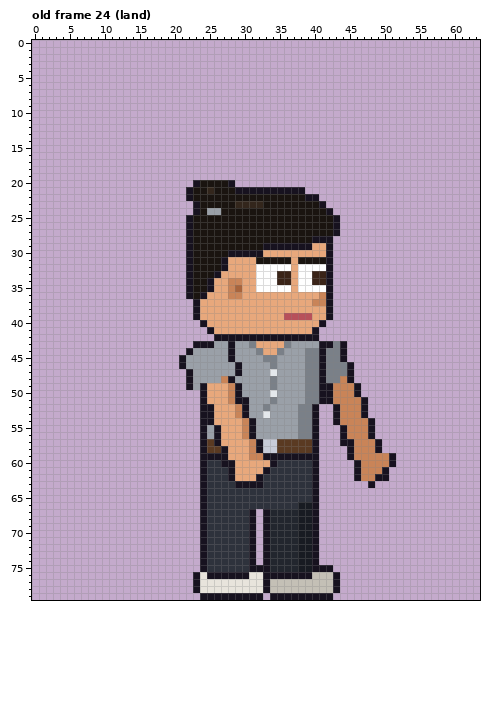
Pixel-art file -- sprites/clients/client_mina_right_anim.aseprite. Above: the version before the commit.
64x80 pixels, 123 frames. Colours within 5 levels of each other are drawn and written as one. Shown: old frame 24 (land). The commit also changed other frames, which this record leaves out.
And afterwards:
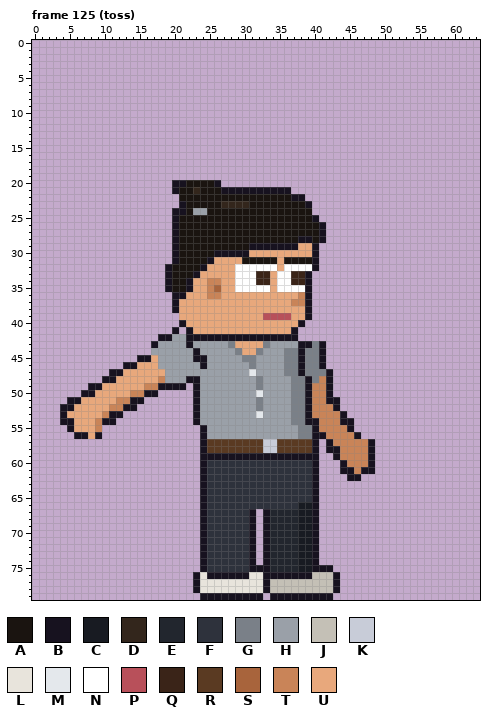
Palette (. is transparent): A #1a1410  B #17121f  C #181b22  D #33261c  E #22262e  F #2e323c  G #7a8088  H #9aa0a8  J #c4c0b6  K #c8ccd8  L #e8e4dc  M #e4e8ec  N #ffffff  P #b8505a  Q #3a2418  R #5a3a22  S #a8643c  T #c98458  U #e8a87c
A new or re-ordered frame is compared with the old frame closest to it.
Changes in this commit:
frames 123 -> 129
Changed rows in their new state; - is an unchanged pixel.
Frame 125 (toss) is new; against old frame 24 (land):
first column x 4:
20 ----------------BBAA--B..-----------------------
21 ----------------BAAD-A-BB--------..-------------
22 -----------------AA--------------BB..-----------
23 -----------------BAA---DD--AA------B..----------
24 ----------------BBAHHAA-------------...---------
25 ----------------BAA-----------------B...--------
26 ----------------BAA------------------B..--------
27 ----------------BAA------------------B..--------
28 ----------------BAA---------------BBA-.---------
29 ----------------BAA--------BB-----UUB..---------
30 ----------------BAA---BB---UU-------B..---------
31 ----------------BAA--BUU--AA---U-A--B..---------
32 ---------------BAAA-BUUU-NNN---U-N--B..---------
33 ---------------BAAABUUU--NNNQQUNNQQB...---------
34 ---------------BAA-UUTT-UNNNQQUNNQQB...---------
35 ---------------BAA-UUTS-UNNN--U--N-B...---------
36 ----------------BBUUUTT-UU--------TB...---------
37 ----------------BUUU-------------TTB...---------
38 ----------------BUUU---------------B...---------
39 -----------------UUU---------PPP-UUB...---------
40 -----------------BUUU-------------B...----------
41 ----------------B-BUUU-----------B...-----------
42 --------------BBHHBBBB------------...-----------
43 -------------BHHHHBHHH--GUUU-GHHH-BBG-...-------
44 -------------HHHHHHB----HGUU-HHHGGB---...-------
45 -----------BBUHHHH-BB---H-GG-HH-GGB---...-------
46 ---------BBUUUHHHH--B----H-G--H-GGB---....------
47 -------BBUUUUUUHHHH------H-M--H-GGB--GB...------
48 ------BBUUUUUUTHHH-B---HH---G-H--GGB-TB...------
49 ----BBUUUUUUTTBBBB.BHHHHHH--G-H--GGBTT-....-----
50 ---BBUUUUUTTBB-----BHHHHHH--M-H--GGBTT-....-----
51 -BBUUUUUTTBB-------BHHHHHHH-G-H--GGBTT-B....----
52 BBUUUUUTTBB--------BHHHHHHH-GH---G-BTTT-....----
53 BUUUUUTBB----------BHHHHHHH-MH---G-BTTTTB...----
54 BBUUUTBB-----------BHHHHHHHH-----G-B-TTTBB...---
55 -BUUUT----------------HHHHHH---------TTTTB...---
56 --BBUB----------------HHHHHH---------BTTT-B..---
57 ----------------------RRRRRRR---------BTTT--B.--
58 -----------------------RRRRRR---------BBTT--B.--
59 ------------------------BBBBB----------BTT--B...
60 -----------------------FFFFFFFF---------BTT-B...
61 ------------------------FFFFFF----------BBTBB..-
62 ------------------------FFFFF------------B-....-
63 -------------------------FFFF---------------.---
Boxes around the changes in both pictures, in picture pixels (x1, y1, x2, y2):
changed: (60, 180, 396, 488)
